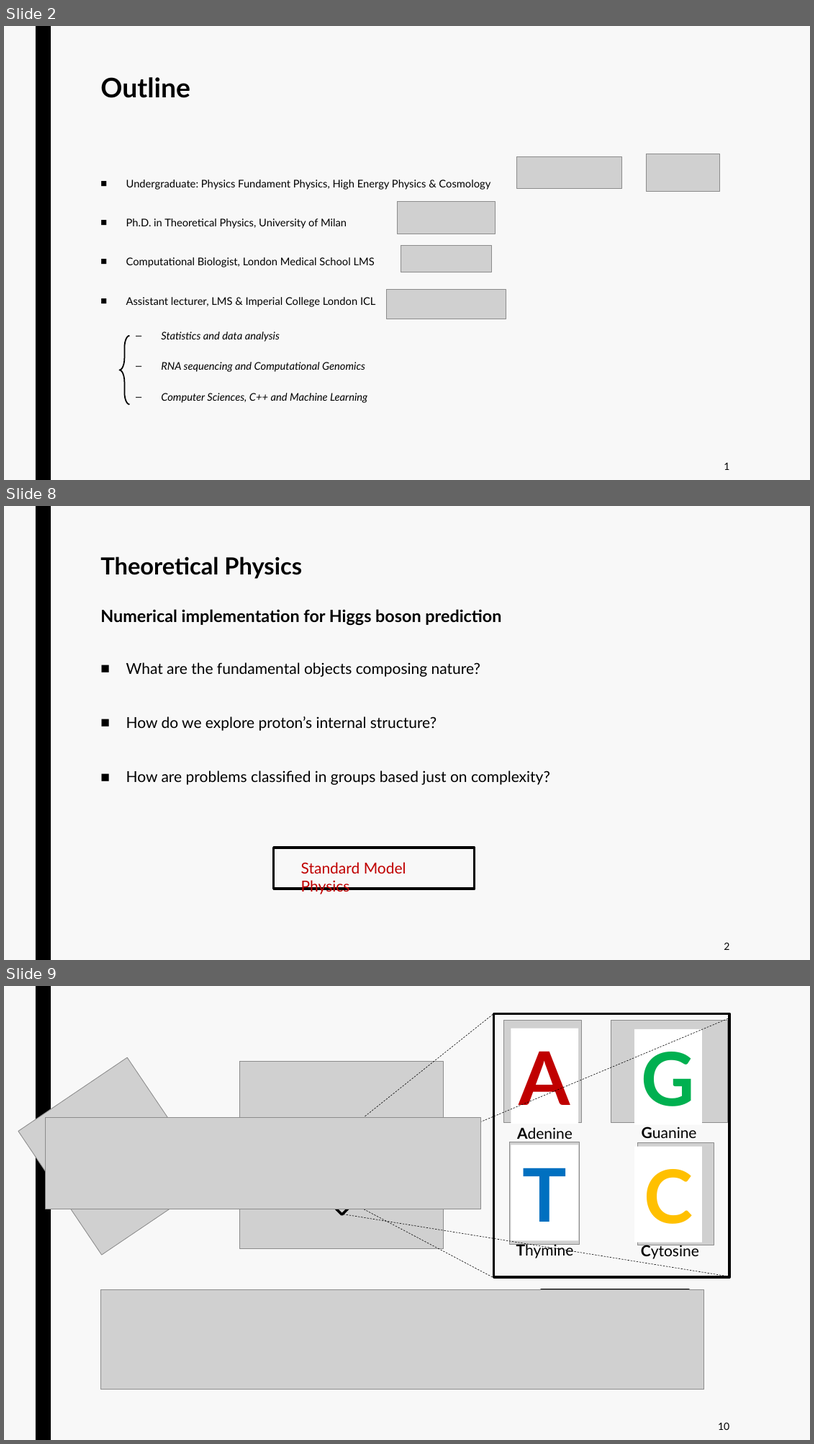
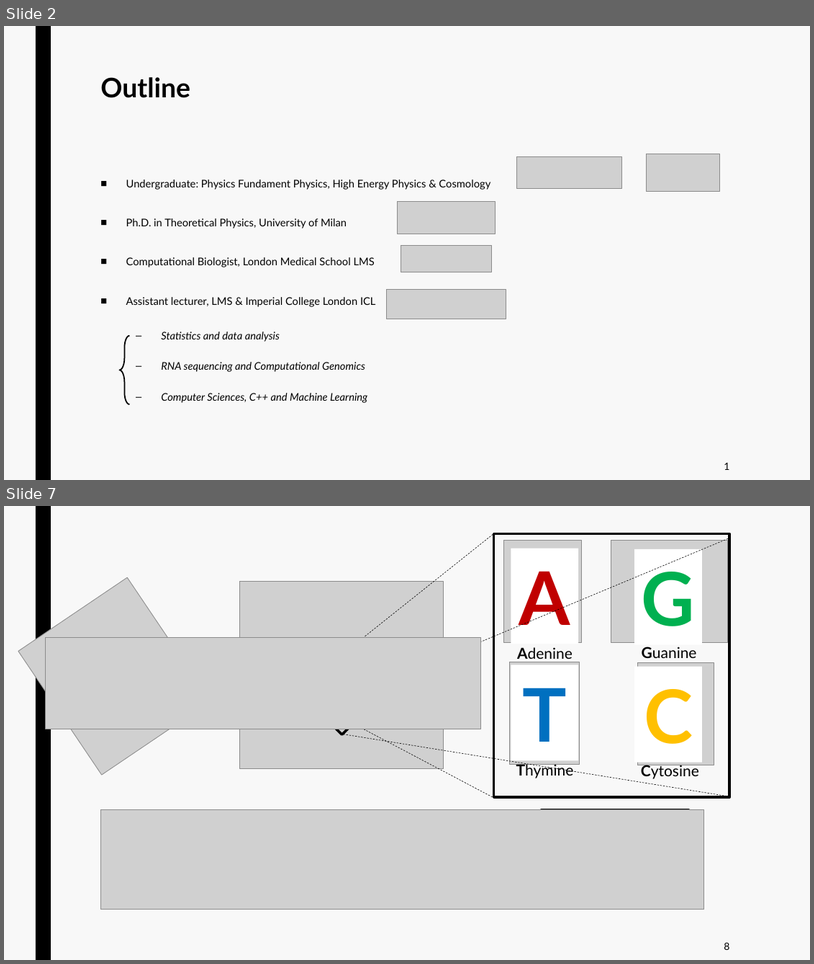
Before and after one commit to jurtasun/presentations, a slide deck: 202306_CRG_Postdoc/230623_GRG_Postdoc.ppt. Shown one above the other, each under a label of ours: slides 2, 8 and 9 before the commit, slides 2 and 7 after it; the slides between them are not shown. The pictures are 814x1444 and 814x964 pixels, drawn with LibreOffice and Linux fonts; fonts in the diff are those of the drawing; grey boxes stand for pictures. Boxes give left, top, right and bottom in pixels: in the first picture for what was removed or moved away, otherwise in the second. Text is boxed around its words. In the diff, an @@ line names an element or a change of style, - is before the commit and + after.

```diff
--- a/202306_CRG_Postdoc/230623_GRG_Postdoc.ppt
+++ b/202306_CRG_Postdoc/230623_GRG_Postdoc.ppt
@@ slide 8 removed at box(4, 506, 810, 960), background #F8F8F8; not listed: 1 template element that a slide beside it also shows @@
@@ title removed at box(100, 556, 502, 626) @@
-Theoretical Physics
-Numerical implementation for Higgs boson prediction
@@ text removed at box(126, 662, 550, 785) @@
-■ What are the fundamental objects composing nature?
-■ How do we explore proton’s internal structure?
-■ How are problems classified in groups based just on complexity?
@@ rectangle removed at box(274, 847, 475, 888) @@
@@ text removed at box(301, 862, 406, 894) @@
-Standard Model Physics
@@ text removed at box(724, 942, 730, 950) @@
-2
@@ what was slide 9 is now slide 7 @@
@@ page number at box(724, 942, 730, 950): text changed @@
-10
+8
```
Also in this commit, not shown: 5 slides changed, 1 other slide removed, 2 other files.
